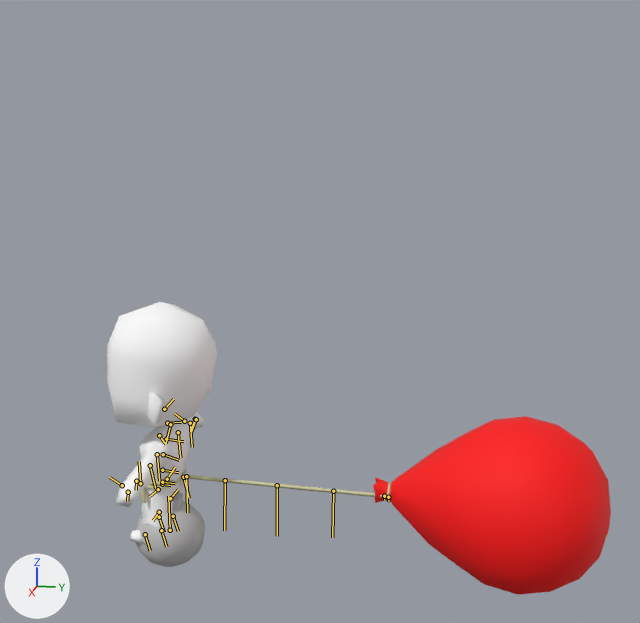
A saved change to the FBX model Assets/Character/ZombieBalloon_New_WAnimations.fbx.
Camera for both pictures: a camera (50 mm lens) standing at (0.744, 0.297, 0.412) and looking at (-0.005, 0.147, 0.225). Arrows for +X, +Y and +Z are at lower left; the lights stay in place. The bones that bend it are drawn over the model as lines.

The first picture shows 'Balloon3', 'Bomb_1', 'Character_GEO', 'Rope_Balloon1', 'Rope_Waist'.
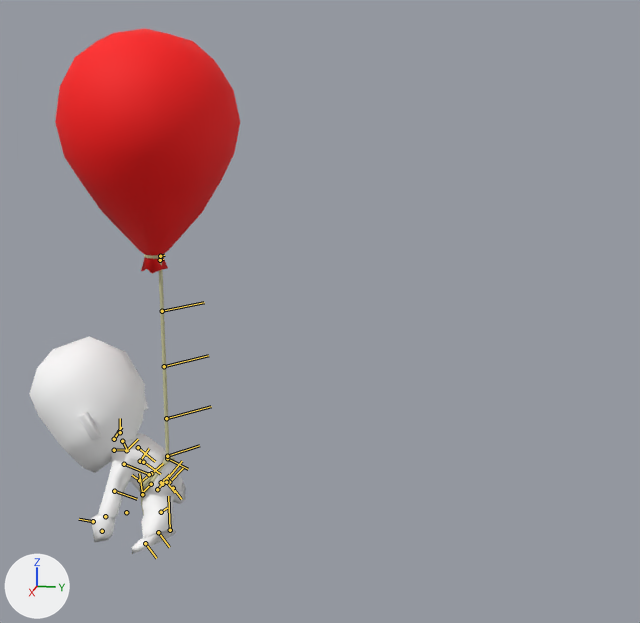
The newer file adds an action. The first version stands in its rest pose; the second is drawn at frame 102 of the action 'Attack'.

Changed parts and their boxes [x1, y1, x2, y2] in the pictures (640 x 623 px):
'Balloon3', posed (22% narrower, 37% taller): before [373, 416, 611, 595]; after [55, 28, 240, 274]
'Character_GEO', posed (42% wider, 10% shorter): before [107, 302, 217, 544]; after [29, 336, 186, 554]
'Bomb_1', posed (not visible afterwards): before [136, 492, 205, 567]
'Rope_Balloon1', posed (95% narrower, 758% taller): before [184, 475, 391, 498]; after [159, 254, 169, 459]
'Rope_Waist', posed: before [141, 468, 186, 503]; after [139, 454, 175, 515]
bone 'Pelvis', root to tip: before (162, 484) to (171, 485); after (162, 484) to (168, 478)
bone 'Thigh_R', root to tip: before (167, 479) to (175, 467); after (167, 479) to (182, 461)
bone 'Knee_R', root to tip: before (170, 498) to (178, 489); after (169, 482) to (183, 468)
bone 'Foot_R', root to tip: before (173, 516) to (178, 531); after (173, 488) to (181, 499)
bone 'Spine', root to tip: before (163, 454) to (179, 460); after (140, 461) to (149, 448)
bone 'Chest', root to tip: before (166, 439) to (183, 441); after (126, 450) to (138, 439)
bone 'Head', root to tip: before (164, 409) to (173, 399); after (120, 432) to (120, 418)
bone 'Clavical_R', root to tip: before (170, 424) to (166, 443); after (122, 441) to (128, 451)
bone 'Shoulder_R', root to tip: before (178, 432) to (180, 457); after (138, 447) to (155, 461)
bone 'Elbow_R', root to tip: before (190, 423) to (192, 447); after (143, 462) to (160, 474)
bone 'Hand_R', root to tip: before (195, 419) to (190, 431); after (149, 474) to (140, 482)
bone 'Clavical_L', root to tip: before (159, 435) to (165, 444); after (114, 450) to (128, 449)
bone 'Shoulder_L', root to tip: before (157, 454) to (159, 481); after (124, 464) to (147, 473)
bone 'Elbow_L', root to tip: before (150, 465) to (155, 488); after (114, 491) to (137, 499)
bone 'Hand_L', root to tip: before (136, 481) to (136, 490); after (105, 516) to (106, 515)
bone 'Thigh_L', root to tip: before (158, 489) to (149, 496); after (157, 489) to (164, 481)
bone 'Knee_L', root to tip: before (159, 512) to (153, 520); after (161, 512) to (167, 507)
bone 'Foot_L', root to tip: before (161, 530) to (166, 546); after (158, 532) to (169, 547)
bone 'RopeBase', root to tip: before (183, 477) to (189, 498); after (167, 458) to (188, 469)
bone 'Rope_1', root to tip: before (186, 476) to (187, 512); after (167, 456) to (199, 445)
bone 'RopeWaist', root to tip: before (140, 483) to (139, 461); after (142, 494) to (139, 473)
bone 'Bomb', root to tip: before (170, 530) to (168, 496); after (126, 512) to (126, 512)

The edits, one by one:
Bone 'Pelvis' (bone_pelvis) turns from (0, 0, 0) to (48, 0, -1) degrees about its own x, y and z.
Bone 'Thigh_R' (bone_thigh_r) turns from (0, 0, 0) to (15, 73, 69) degrees about its own x, y and z.
Bone 'Knee_R' (bone_knee_r) turns from (0, 0, 0) to (0, -9, 0) degrees about its own x, y and z.
Bone 'Foot_R' (bone_foot_r) turns from (0, 0, 0) to (-26, 0, 0) degrees about its own x, y and z.
Bone 'Spine' (bone_spine) turns from (0, 0, 0) to (22, 0, -1) degrees about its own x, y and z.
Bone 'Chest' (bone_chest) turns from (0, 0, 0) to (-19, 5, 8) degrees about its own x, y and z.
Bone 'Head' (bone_head) moves from (0.0, 0.0, 0.0) to (0.21, -0.34, -1.83).
Bone 'Head' (bone_head) turns from (0, 0, 0) to (-9, -13, 1) degrees about its own x, y and z.
Bone 'Clavical_R' (bone_clavical_r) turns from (0, 0, 0) to (-9, -7, -7) degrees about its own x, y and z.
Bone 'Shoulder_R' (bone_shoulder_r) turns from (0, 0, 0) to (-26, -35, 6) degrees about its own x, y and z.
Bone 'Elbow_R' (bone_elbow_r) turns from (0, 0, 0) to (10, 16, 1) degrees about its own x, y and z.
Bone 'Hand_R' (bone_hand_r) turns from (0, 0, 0) to (-5, -1, 57) degrees about its own x, y and z.
Bone 'Clavical_L' (bone_clavical_l) turns from (0, 0, 0) to (-12, 9, 8) degrees about its own x, y and z.
Bone 'Shoulder_L' (bone_shoulder_l) turns from (0, 0, 0) to (-28, 45, -23) degrees about its own x, y and z.
Bone 'Elbow_L' (bone_elbow_l) turns from (0, 0, 0) to (10, -16, -1) degrees about its own x, y and z.
Bone 'Hand_L' (bone_hand_l) turns from (0, 0, 0) to (1, 1, -42) degrees about its own x, y and z.
Bone 'Thigh_L' (bone_thigh_l) turns from (0, 0, 0) to (5, -37, -59) degrees about its own x, y and z.
Bone 'Knee_L' (bone_knee_l) turns from (0, 0, 0) to (0, -14, 0) degrees about its own x, y and z.
Bone 'Foot_L' (bone_foot_l) turns from (0, 0, 0) to (-36, 0, 0) degrees about its own x, y and z.
Bone 'RopeBase' (bone_ropebase) moves from (0.0, 0.0, 0.0) to (0.05, -2.02, -1.1).
Bone 'RopeBase' (bone_ropebase) turns from (0, 0, 0) to (54, 0, 1) degrees about its own x, y and z.
Bone 'Rope_1' (bone_rope_1) moves from (0.0, 0.0, 0.0) to (0.0, -0.09, -0.11).
Bone 'Rope_1' (bone_rope_1) turns from (0, 0, 0) to (22, -30, 50) degrees about its own x, y and z.
Bone 'RopeWaist' (bone_ropewaist) turns from (0, 0, 0) to (-53, -13, 11) degrees about its own x, y and z.
Bone 'Bomb' (bone_bomb) moves from (0.0, 0.0, 0.0) to (0.0, 1.45, 4.44).
Bone 'Bomb' (bone_bomb) turns from (0, 0, 0) to (0, 0, 180) degrees about its own x, y and z.
Bone 'Bomb' (bone_bomb) is rescaled from (1.0, 1.0, 1.0) to (0.0, 0.0, 0.0).
